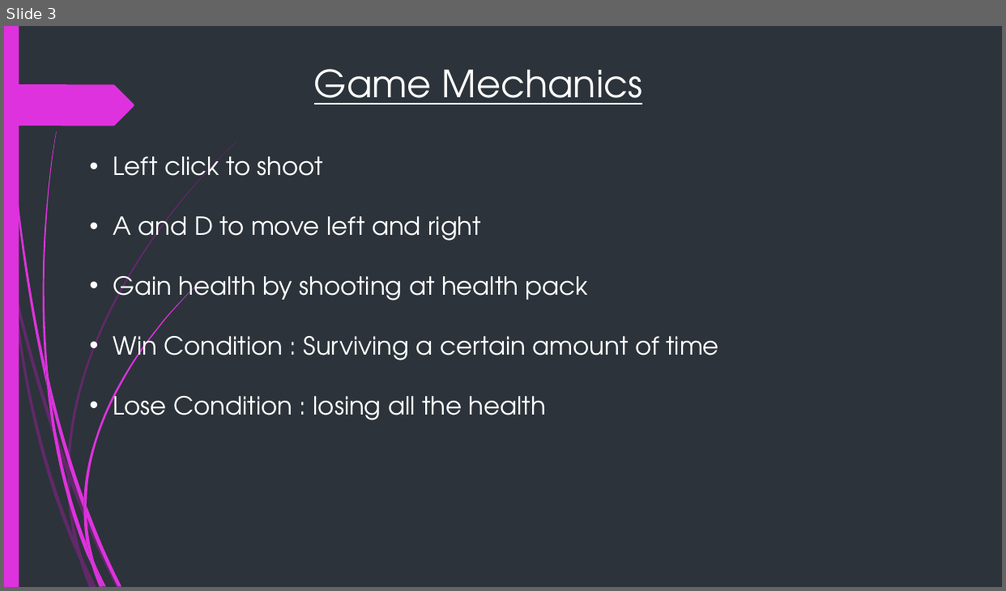
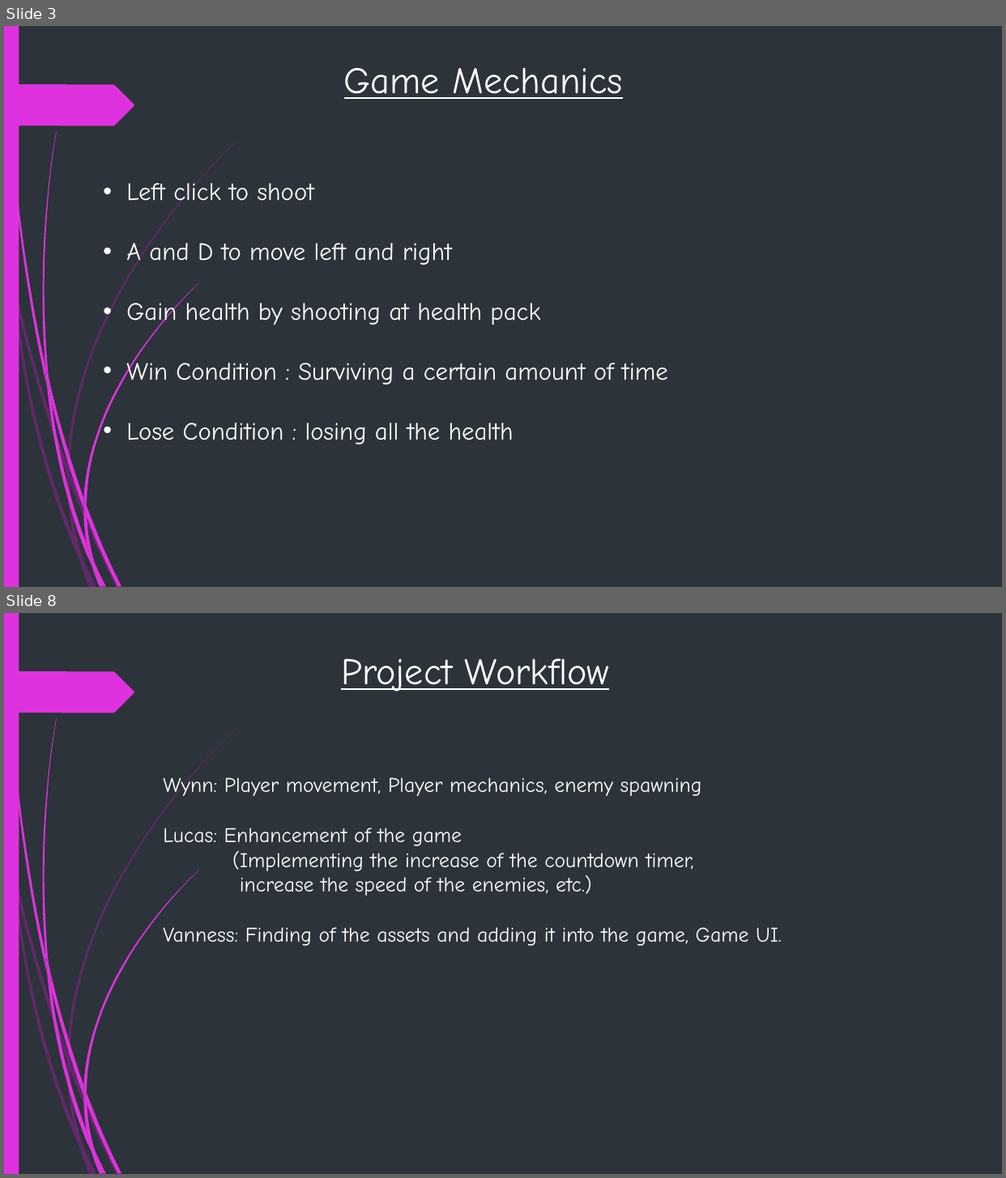
Before and after one commit to 17-WynnOng/Group10_DA, a slide deck: jamal shooting simulator.pptx. Shown one above the other, each under a label of ours: slide 3 before the commit, slides 3 and 8 after it; the slides between them are not shown. The pictures are 1006x591 and 1006x1178 pixels, drawn with LibreOffice and Linux fonts; fonts in the diff are those of the drawing. Boxes give left, top, right and bottom in pixels: in the first picture for what was removed or moved away, otherwise in the second. Text is boxed around its words. In the diff, an @@ line names an element or a change of style, - is before the commit and + after.

```diff
--- a/jamal shooting simulator.pptx
+++ b/jamal shooting simulator.pptx
@@ slide 8 added at box(4, 613, 1002, 1174), background #2C333A; not listed: 24 template elements that a slide beside it also shows @@
@@ text added at box(341, 658, 609, 692), 36 pt, text #FFFFFF, underline @@
+Project Workflow
@@ text added at box(163, 774, 782, 946), 20 pt, text #FFFFFF @@
+Wynn: Player movement, Player mechanics, enemy spawning
+Lucas: Enhancement of the game
+(Implementing the increase of the countdown timer,
+increase the speed of the enemies, etc.)
+Vanness: Finding of the assets and adding it into the game, Game UI.
@@ slide 3 changed as well @@
@@ text "Game Mechanics" at box(344, 67, 622, 99): font TeX Gyre Adventor to Comic Neue @@
@@ text "Left click to shoot" at box(126, 179, 668, 445): font TeX Gyre Adventor to Comic Neue @@
@@ text "Left click to shoot": place and size @@
-text "Left click to shoot" at box(113, 149, 719, 420)
+text "Left click to shoot" at box(126, 179, 668, 445)
```
Also in this commit, not shown: 3 other slides changed, 5 other slides added, 2 slides removed, 1 other file.
